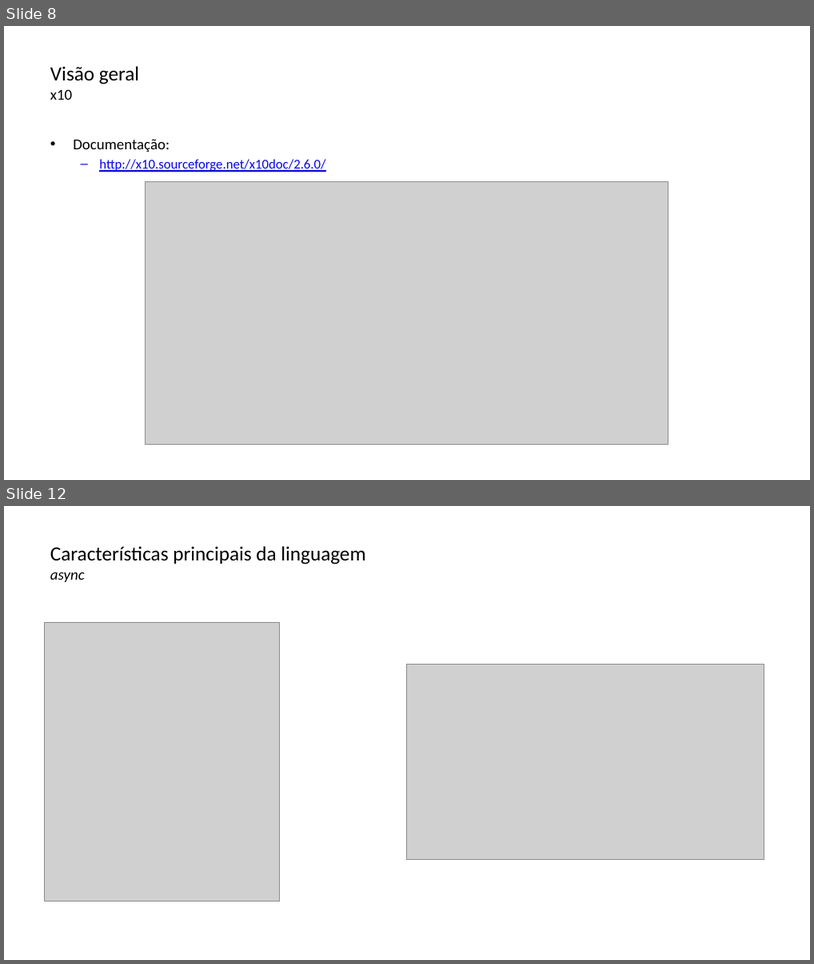
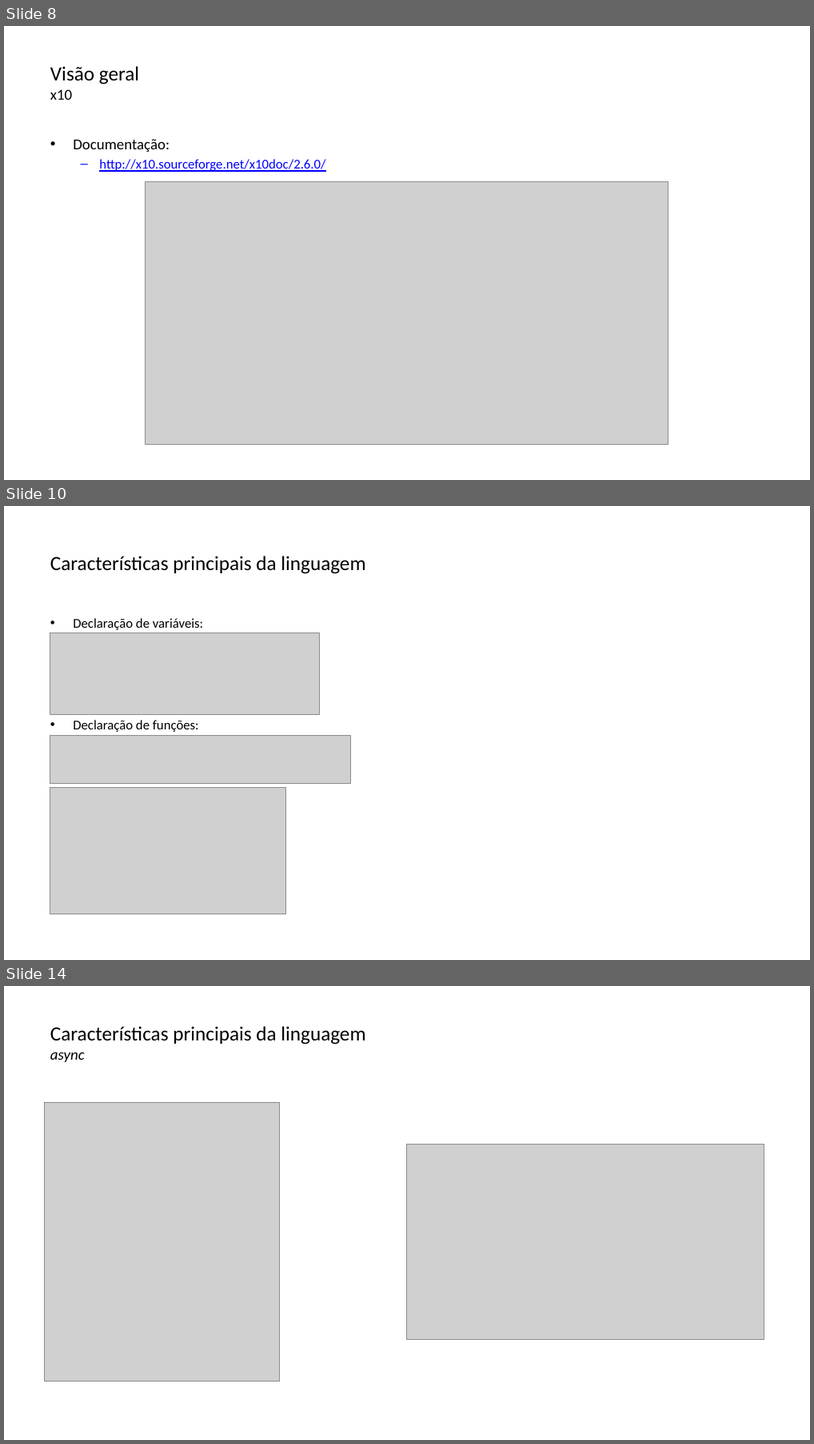
Before and after one commit to lquatrin/inf2591, a slide deck: x10.pptx. Shown one above the other, each under a label of ours: slides 8 and 12 before the commit, slides 8, 10 and 14 after it; the slides between them are not shown. The pictures are 814x964 and 814x1444 pixels, drawn with LibreOffice and Linux fonts; fonts in the diff are those of the drawing; grey boxes stand for pictures. Boxes give left, top, right and bottom in pixels: in the first picture for what was removed or moved away, otherwise in the second. Text is boxed around its words. In the diff, an @@ line names an element or a change of style, - is before the commit and + after.

```diff
--- a/x10.pptx
+++ b/x10.pptx
@@ slide 10 added at [4,506,810,960], background #FFFFFF @@
@@ title added at [50,556,366,574], 24 pt, text #000000 @@
+  Características principais da linguagem
@@ text added at [73,618,203,732], 16 pt, text #000000 @@
+• Declaração de variáveis:
+• Declaração de funções:
@@ picture added at [50,633,320,714] @@
@@ picture added at [50,736,350,784] @@
@@ picture added at [50,788,286,914] @@
@@ what was slide 12 is now slide 14 @@
```
Also in this commit, not shown: 12 slides changed, 1 other slide added, 2 slides removed, 5 other files.
